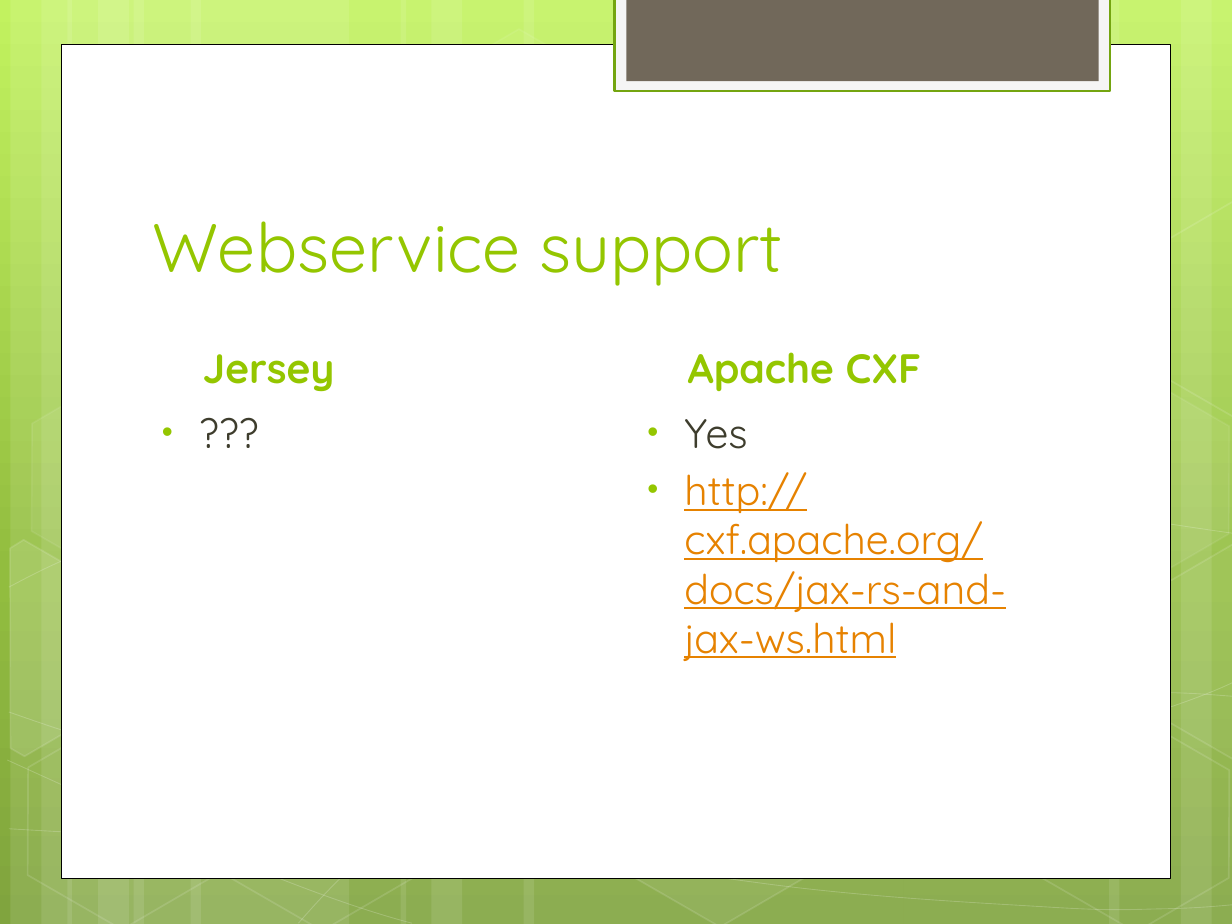
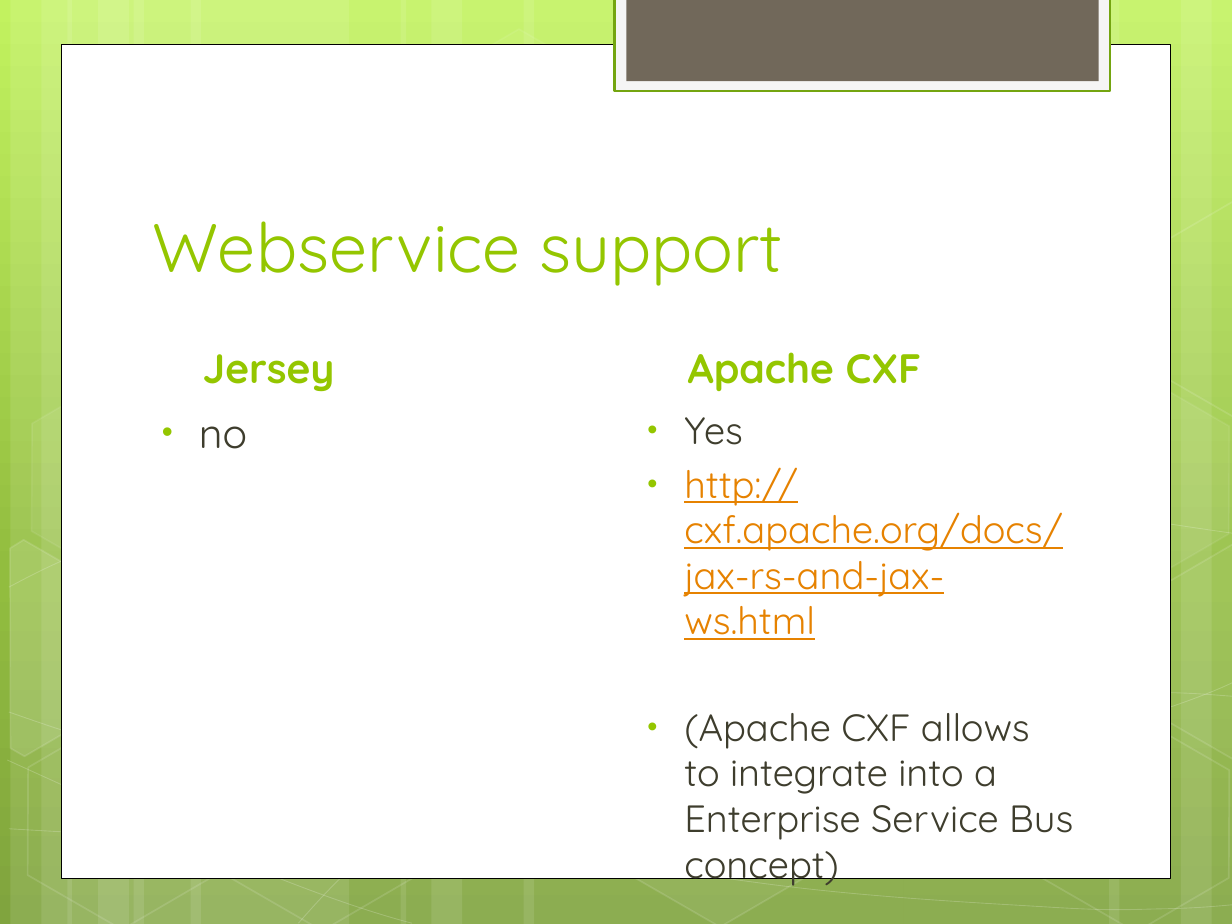
Before and after one commit to shaileshkv/restful-webservice-demo-project, a slide deck: slide 12 of wiki/other/Webservice framework comparison.pptx. Drawn at 1232x924 pixels with LibreOffice and Linux fonts; fonts in the diff are those of the drawing. Boxes give left, top, right and bottom in pixels: in the first picture for what was removed or moved away, otherwise in the second. Text is boxed around its words. In the diff, an @@ line names an element or a change of style, - is before the commit and + after.

```diff
--- a/wiki/other/Webservice framework comparison.pptx
+++ b/wiki/other/Webservice framework comparison.pptx
@@ text at [684,417,1062,640]: size 24 to 22.2 pt in "Yes", "http://cxf.apache.org/docs/jax-rs-and-jax-ws.html" @@
@@ text at [199,426,247,449]: text changed @@
-• ???
+• no
@@ text at [684,713,1073,888]: paragraph added @@
+• (Apache CXF allows to integrate into a Enterprise Service Bus concept)
```
Also in this commit, not shown: 10 other slides changed, 1 slide added, 2 slides removed.
